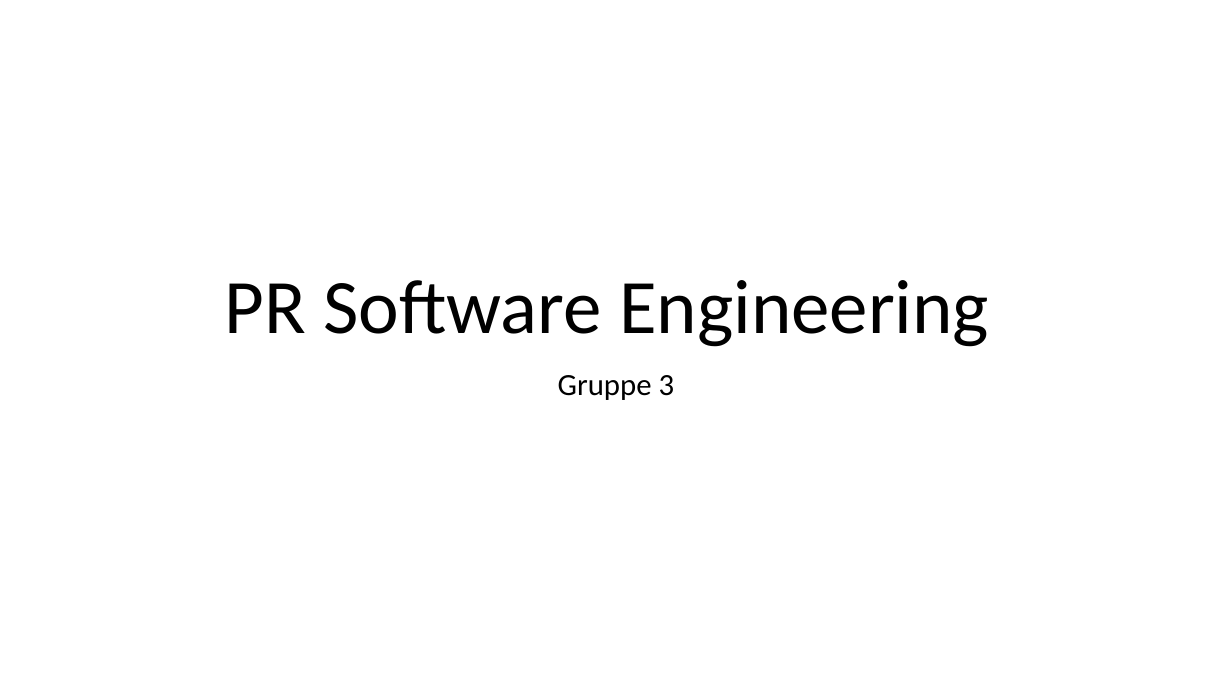
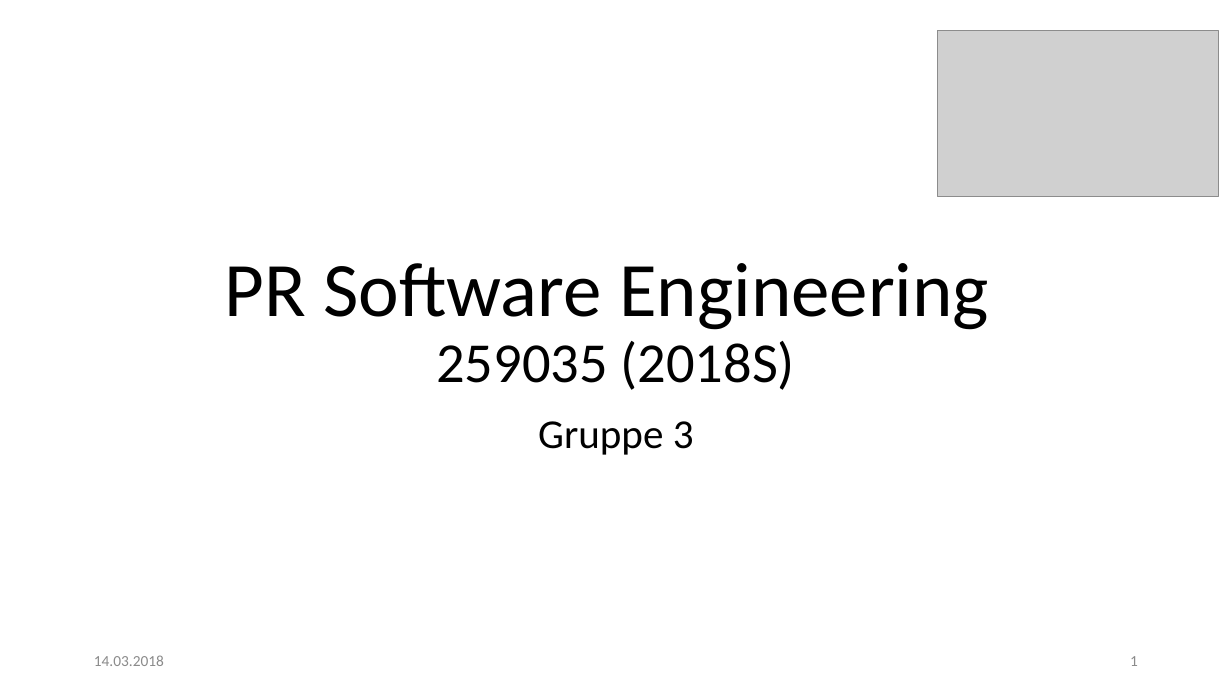
Before and after one commit to ateuchtmann/259035_SoftEngPR, a slide deck: slide 1 of Organisation/PR Software Engineering.pptx. Drawn at 1232x693 pixels with LibreOffice and Linux fonts; fonts in the diff are those of the drawing; grey boxes stand for pictures. Boxes give left, top, right and bottom in pixels: in the first picture for what was removed or moved away, otherwise in the second. Text is boxed around its words. In the diff, an @@ line names an element or a change of style, - is before the commit and + after.

```diff
--- a/Organisation/PR Software Engineering.pptx
+++ b/Organisation/PR Software Engineering.pptx
@@ picture added at (938,30,1218,197) @@
@@ title at (225,263,989,390): text changed @@
-PR Software Engineering
+PR Software Engineering
+259035 (2018S)
@@ subtitle "Gruppe 3": place and size @@
-subtitle "Gruppe 3" at (558,375,675,400)
+subtitle "Gruppe 3" at (538,421,694,455)
@@ subtitle "Gruppe 3" at (538,421,694,455): size 24 to 32 pt @@
@@ text added at (94,655,164,666), 12 pt, text #8C8C8C @@
+14.03.2018
@@ page number added at (1130,656,1138,666), 12 pt, text #8C8C8C @@
+1
```
Also in this commit, not shown: 4 other slides changed.
